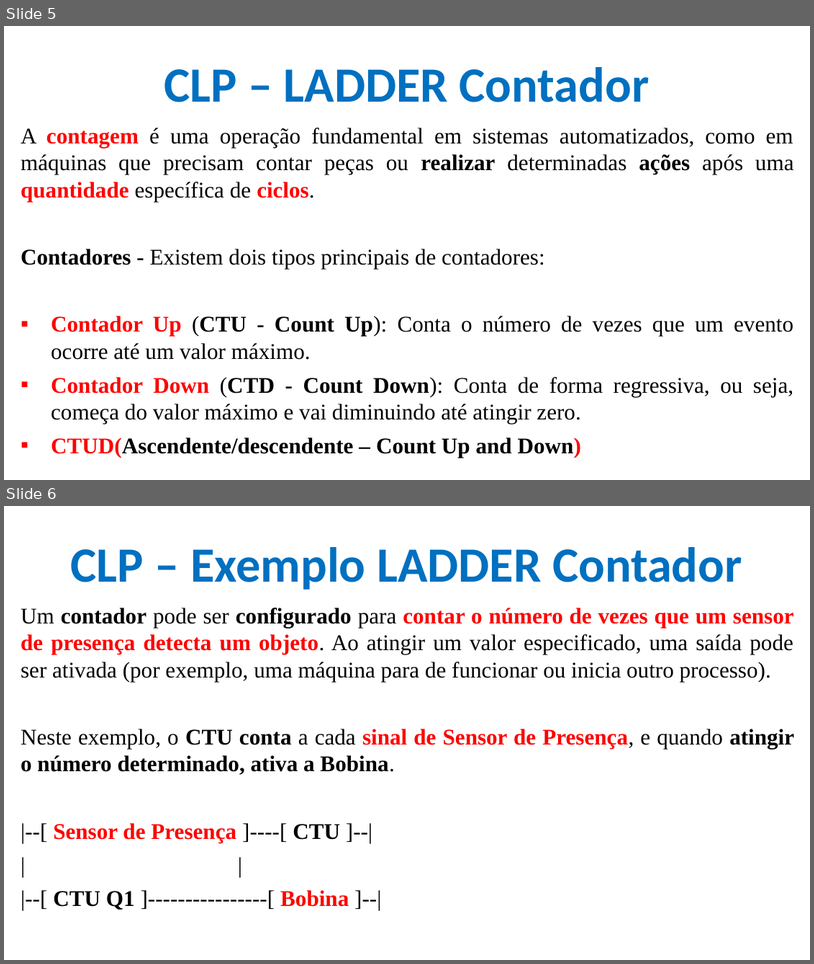
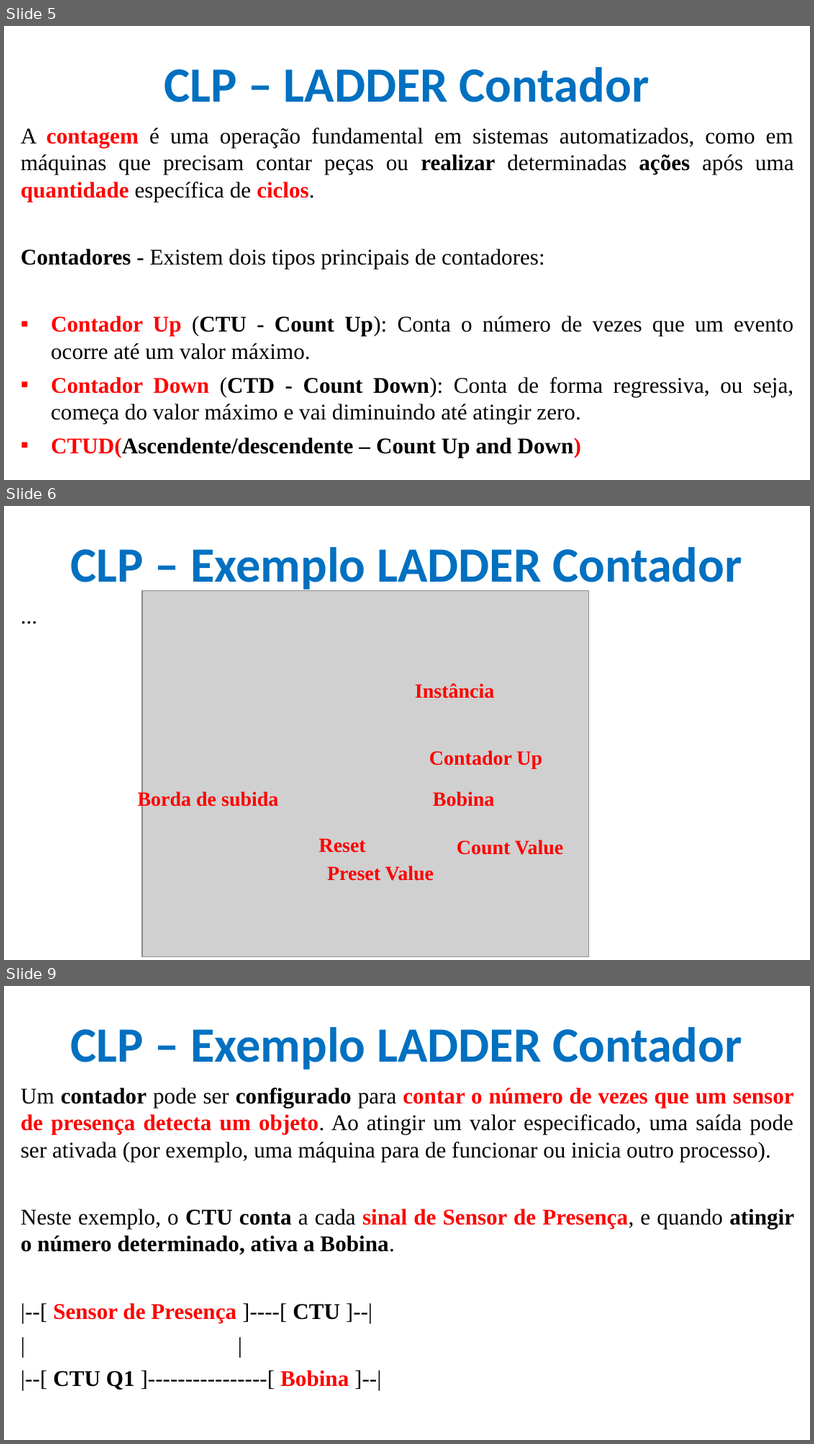
Before and after one commit to CloudEducationBrazil/WydenUniRuyControladoresLogicosProgCLP, a slide deck: 01 Classes/Aula4 - CLP - Programação - Ling LADER Contagem e Temporizadores.pptx. Shown one above the other, each under a label of ours: slides 5 and 6 before the commit, slides 5, 6 and 9 after it; the slides between them are not shown. The pictures are 814x964 and 814x1444 pixels, drawn with LibreOffice and Linux fonts; fonts in the diff are those of the drawing; grey boxes stand for pictures; background and template pictures are left out. Boxes give left, top, right and bottom in pixels: in the first picture for what was removed or moved away, otherwise in the second. Text is boxed around its words. In the diff, an @@ line names an element or a change of style, - is before the commit and + after.

```diff
--- a/01 Classes/Aula4 - CLP - Programação - Ling LADER Contagem e Temporizadores.pptx
+++ b/01 Classes/Aula4 - CLP - Programação - Ling LADER Contagem e Temporizadores.pptx
@@ slide 6 added at <box>4,506,810,960</box>, background picture (left out) @@
@@ title added at <box>71,547,743,593</box>, 44 pt, text #0070C0, bold @@
+CLP – Exemplo LADDER Contador
@@ picture added at <box>142,591,589,957</box> @@
@@ text added at <box>17,597,798,950</box>, 20 pt, text #000000 @@
+...
@@ text added at <box>415,683,494,698</box>, 18 pt, text #FF0000, bold @@
+Instância
@@ text added at <box>430,750,543,769</box>, 18 pt, text #FF0000, bold @@
+Contador Up
@@ text added at <box>138,790,278,810</box>, 18 pt, text #FF0000, bold @@
+Borda de subida
@@ text added at <box>433,791,495,806</box>, 18 pt, text #FF0000, bold @@
+Bobina
@@ text added at <box>319,838,366,852</box>, 18 pt, text #FF0000, bold @@
+Reset
@@ text added at <box>457,839,563,854</box>, 18 pt, text #FF0000, bold @@
+Count Value
@@ text added at <box>327,865,434,880</box>, 18 pt, text #FF0000, bold @@
+Preset Value
@@ what was slide 6 is now slide 9 @@
```
Also in this commit, not shown: 3 slides changed, 8 other slides added.
